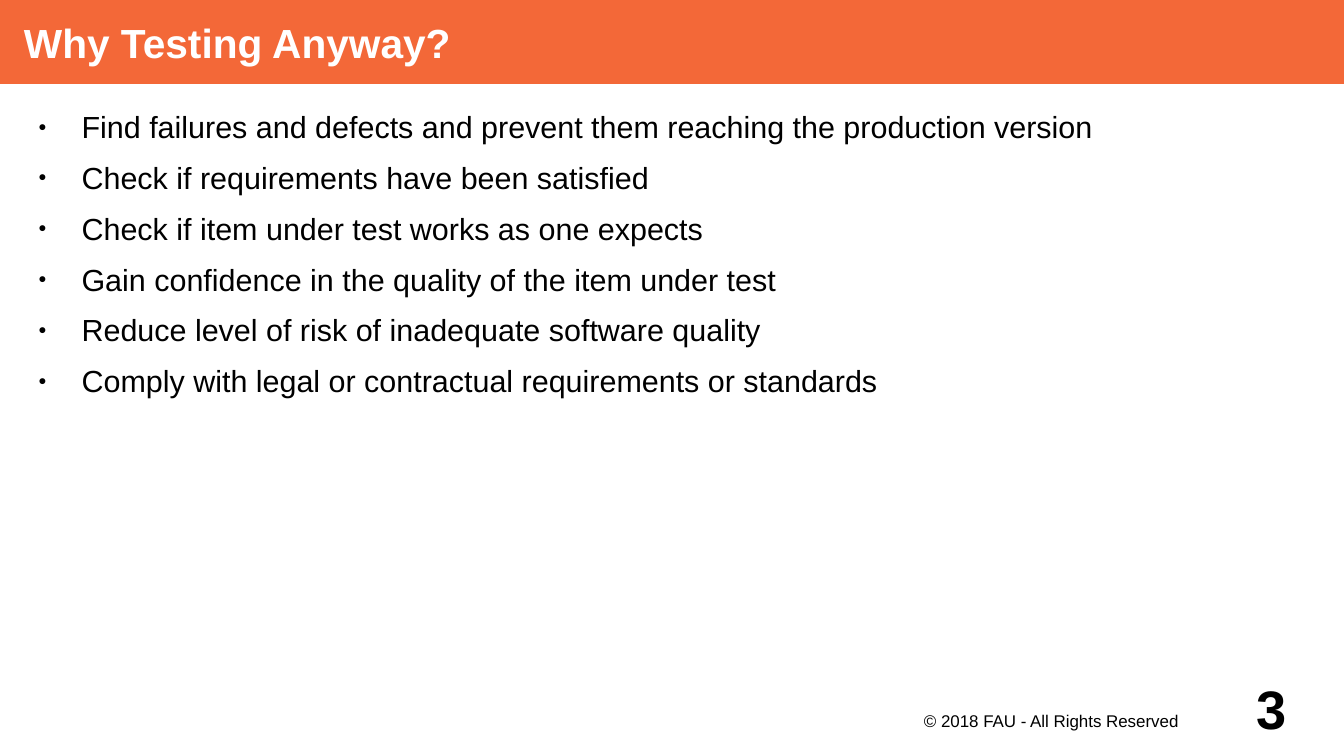
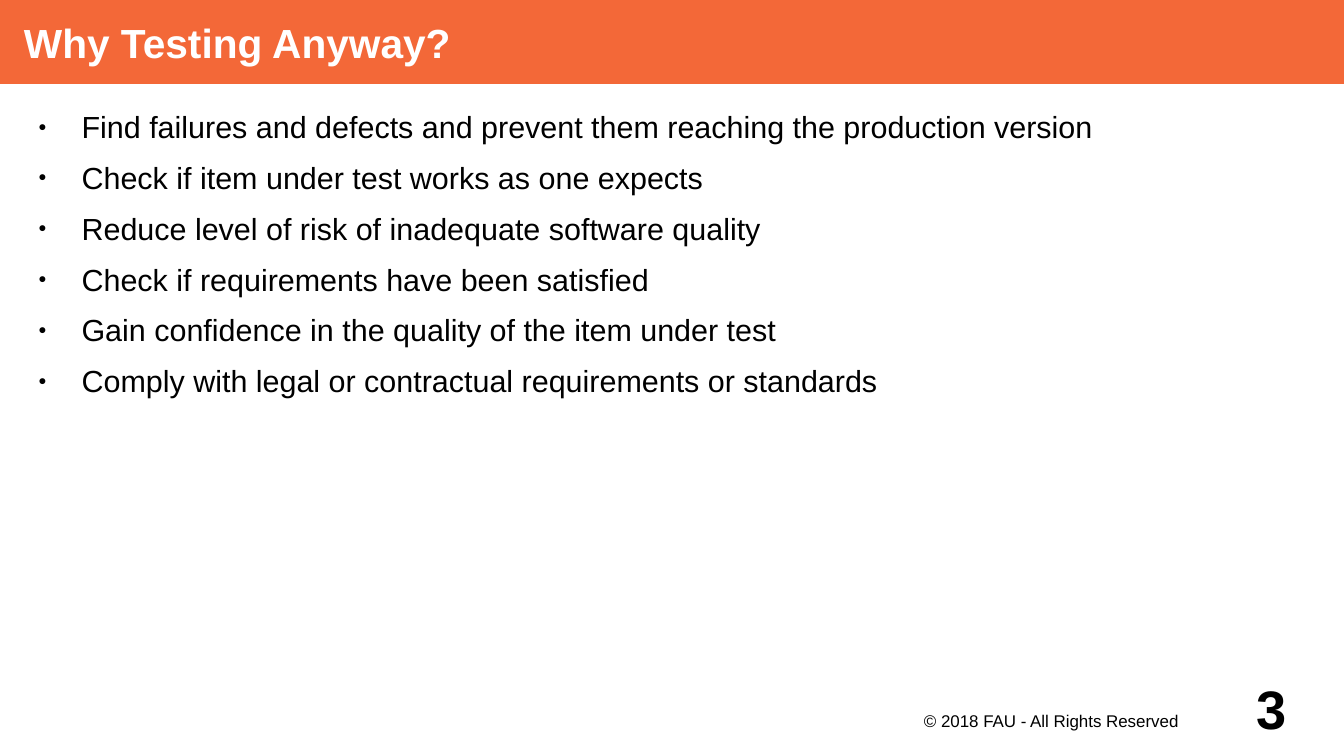
Before and after one commit to dirkriehle/adap-course, a slide deck: slide 3 of Lecture Slides/ADAP B01- Testing Overview.odp. Drawn at 1344x756 pixels with LibreOffice and Linux fonts; fonts in the diff are those of the drawing. Boxes give left, top, right and bottom in pixels: in the first picture for what was removed or moved away, otherwise in the second. Text is boxed around its words. In the diff, an @@ line names an element or a change of style, - is before the commit and + after.

```diff
--- a/Lecture Slides/ADAP B01- Testing Overview.odp
+++ b/Lecture Slides/ADAP B01- Testing Overview.odp
@@ text at [82,167,760,246]: paragraphs added @@
+● Check if item under test works as one expects
+● Reduce level of risk of inadequate software quality
@@ text at [82,218,703,246]: paragraph removed @@
-● Check if item under test works as one expects
@@ text at [82,319,760,347]: paragraph removed @@
-● Reduce level of risk of inadequate software quality
```
Also in this commit, not shown: 2 other files.
